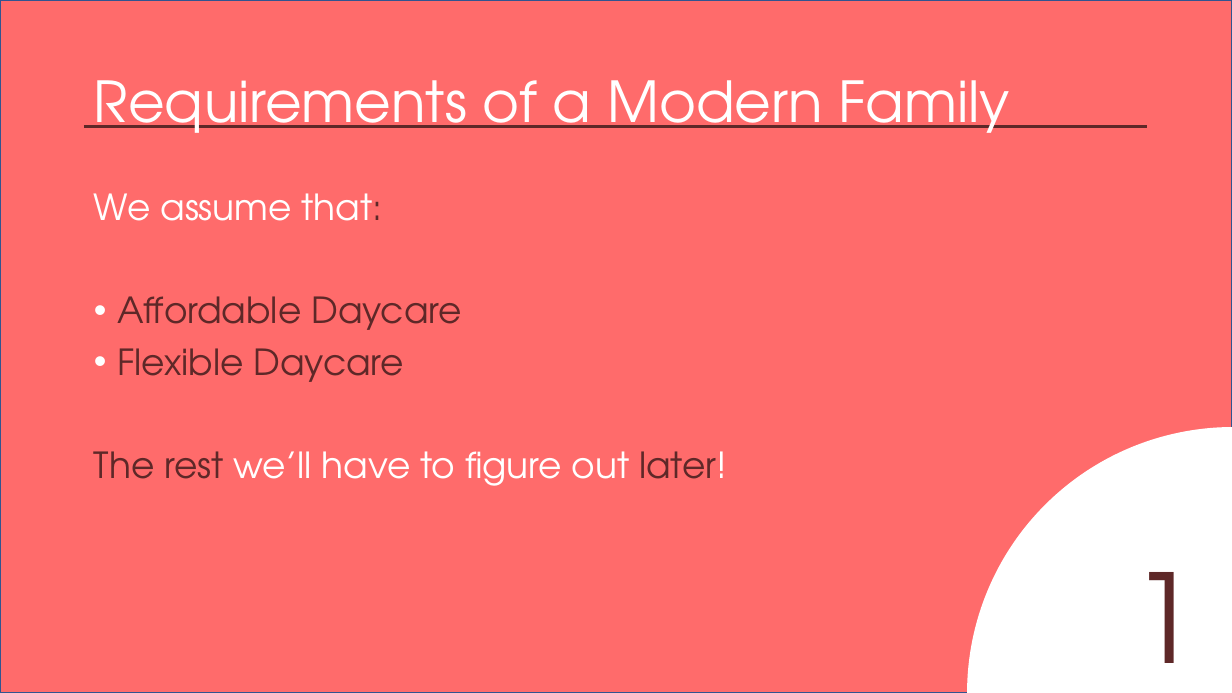
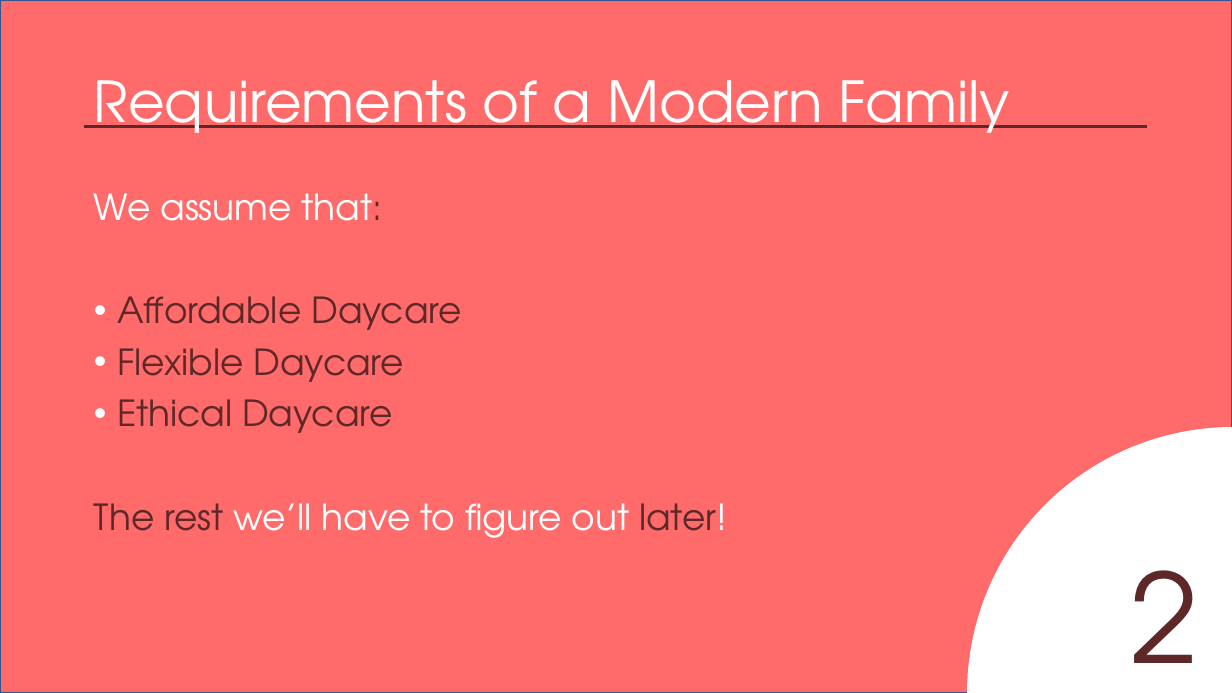
Before and after one commit to AgileBusinessAnalysis/10_TEAM, a slide deck: slide 5 of Initial_Pitch.pptx (slide 4 before the commit). Drawn at 1232x693 pixels with LibreOffice and Linux fonts; fonts in the diff are those of the drawing. Boxes give left, top, right and bottom in pixels: in the first picture for what was removed or moved away, otherwise in the second. Text is boxed around its words. In the diff, an @@ line names an element or a change of style, - is before the commit and + after.

```diff
--- a/Initial_Pitch.pptx
+++ b/Initial_Pitch.pptx
@@ text at box(117, 399, 392, 433): paragraph added @@
+• Ethical Daycare
@@ text at box(1130, 570, 1198, 663): text changed @@
-1
+2
```
Also in this commit, not shown: 4 other slides changed, 1 slide added.
